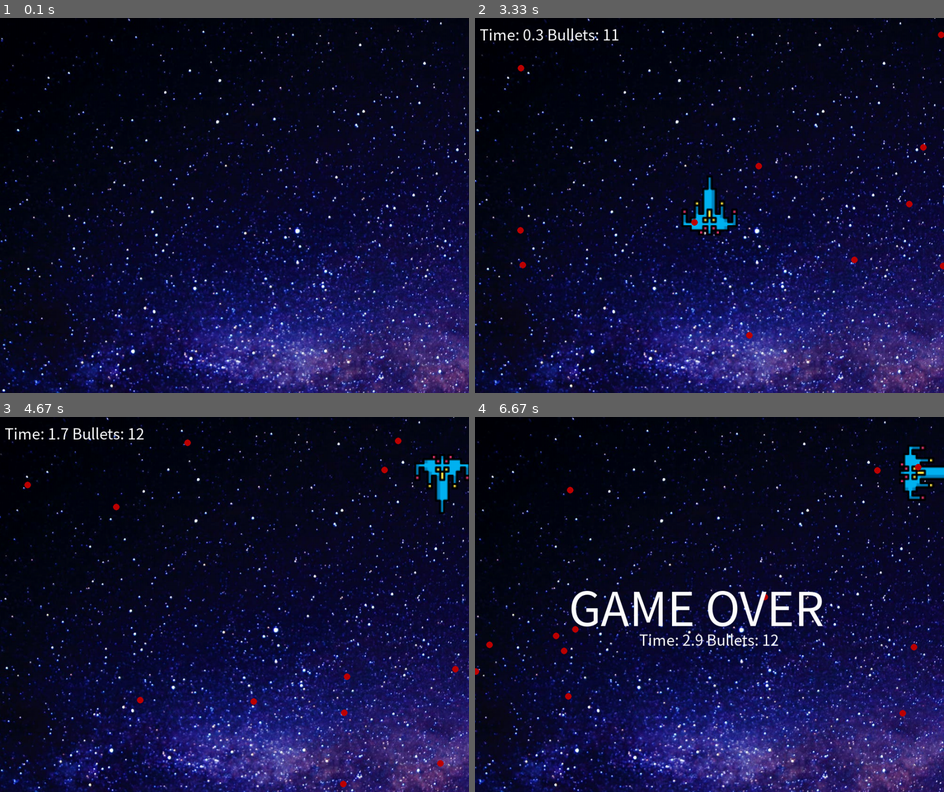
Above: before the commit, frames 1-4 (two rows, left to right).
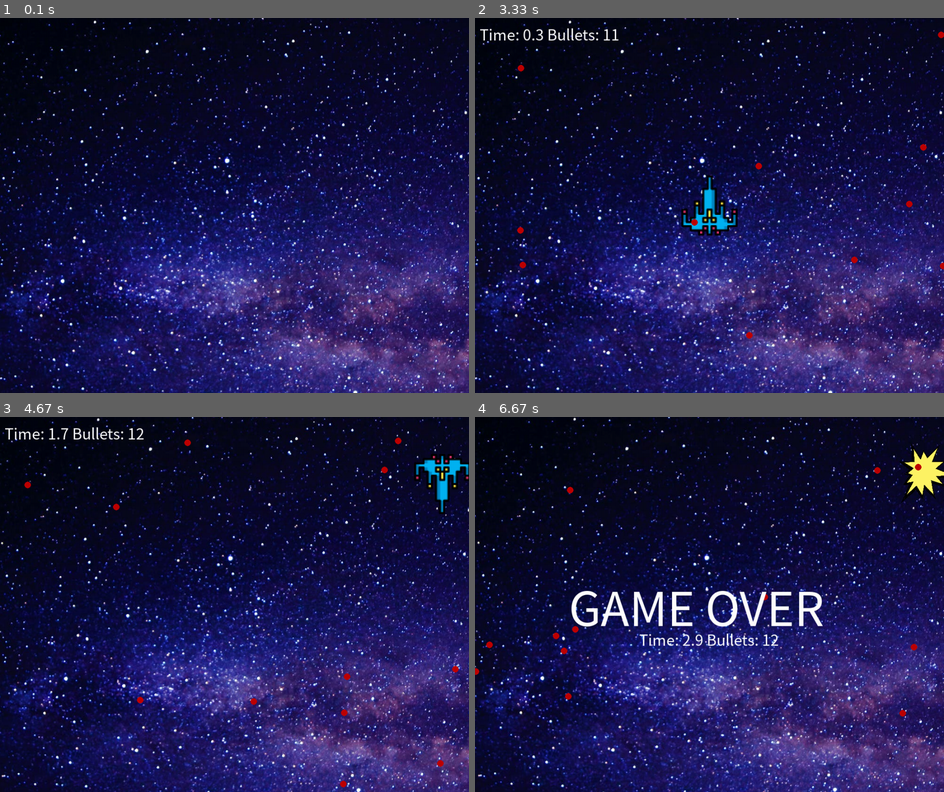
Above: after the commit, the same moments.

Repository: dalbodeule/pygame
Game: pygame game, started from main.py
The game is run twice, just before and just after one commit, with the same random seed, the same clock (stepped at 60 frames per second) and the same inputs.
Inputs:
- Up to frame 1 (0.1 s): no input
- Up to frame 2 (3.33 s): no input
- Up to frame 3 (4.67 s): hold Up 3.4-3.87 s; hold Right 3.9-4.53 s; hold Down from 4.57 s (still down)
- Up to frame 4 (6.67 s): release Down at 4.93 s; hold Left 4.97-5.43 s; hold Right 5.47-5.93 s; hold Up 5.97-6.27 s; hold Right from 6.3 s (still down)

The runs differ from the first frame. In frame 1, 48% of the frame differs, in the area x 0-100%, y 0-100%; in frame 2, 45%; in frame 3, 45%; in frame 4, 44%.

Commit message:
third mission complete, fix effect, etc...
- background image response with player's movement
- now, effect during 1 sec
- add effect copyright information

Diff:
--- a/Library/player.py
+++ b/Library/player.py
@@ -76,7 +76,7 @@
 
         # if hit, show bomb effect
         self.__show_effect = True
-        self.__show_effect_during = 500
+        self.__show_effect_during = 1000
 
     def is_out_of_screen(self, screen):
         width, height = screen.get_size()
--- a/main.py
+++ b/main.py
@@ -35,7 +35,7 @@
 player = Player(WIDTH/2, HEIGHT/2, pygame.mixer)
 
 bg_image = pygame.image.load("Resources/bg.jpg")
-bg_pos = 0
+bg_pos = (-150, -150)
 
 # get sound main channel (main channel: 0)
 mainChannel = pygame.mixer.Channel(0)
@@ -43,7 +43,7 @@
 # play bgm with main channel
 mainChannel.play(pygame.mixer.Sound('Resources/bgm.wav'), -1)
 
-screen.blit(bg_image, (0, 0))
+screen.blit(bg_image, bg_pos)
 pygame.display.update()
 
 time.sleep(3)
@@ -60,6 +60,8 @@
 GAMEOVER = False
 score = 0
 
+bg_goto = (0, 0)
+
 while RUNNING:
     dt = clock.tick(FPS)
 
@@ -69,12 +71,18 @@
         if event.type == pygame.KEYDOWN:
             if event.key == pygame.K_LEFT:
                 player.goto(-1, 0)
+
+                # add bg will move direction
+                bg_goto = (-1, 0)
             elif event.key == pygame.K_RIGHT:
                 player.goto(1, 0)
+                bg_goto = (1, 0)
             elif event.key == pygame.K_UP:
                 player.goto(0, -1)
+                bg_goto = (0, -1)
             elif event.key == pygame.K_DOWN:
                 player.goto(0, 1)
+                bg_goto = (0, 1)
         if event.type == pygame.KEYUP:
             if event.key == pygame.K_LEFT:
                 player.goto(1, 0)
@@ -84,9 +92,11 @@
                 player.goto(0, 1)
             elif event.key == pygame.K_DOWN:
                 player.goto(0, -1)
+            bg_goto = (0, 0)
 
-    bg_pos -= 0.01 * dt
-    screen.blit(bg_image, (bg_pos, 0))
+    # calculate bg move
+    bg_pos = (bg_pos[0] + bg_goto[0] * 0.01 * dt, bg_pos[1] + bg_goto[1] * 0.01 * dt)
+    screen.blit(bg_image, bg_pos)
 
     player.update(dt, screen)
     player.draw(screen)
Not shown, changed: README.md
